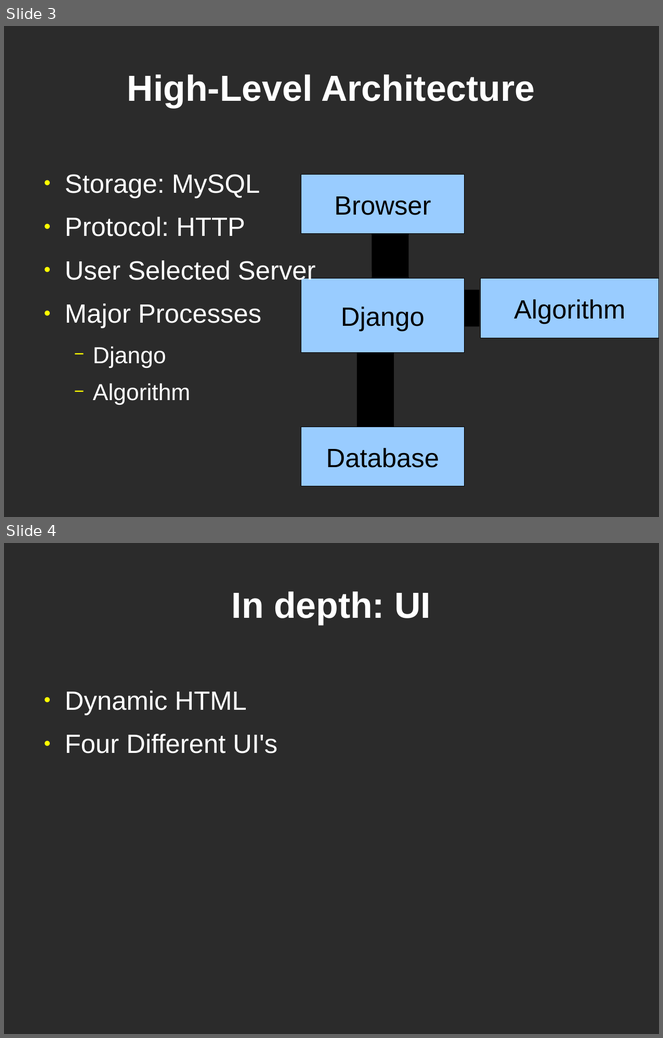
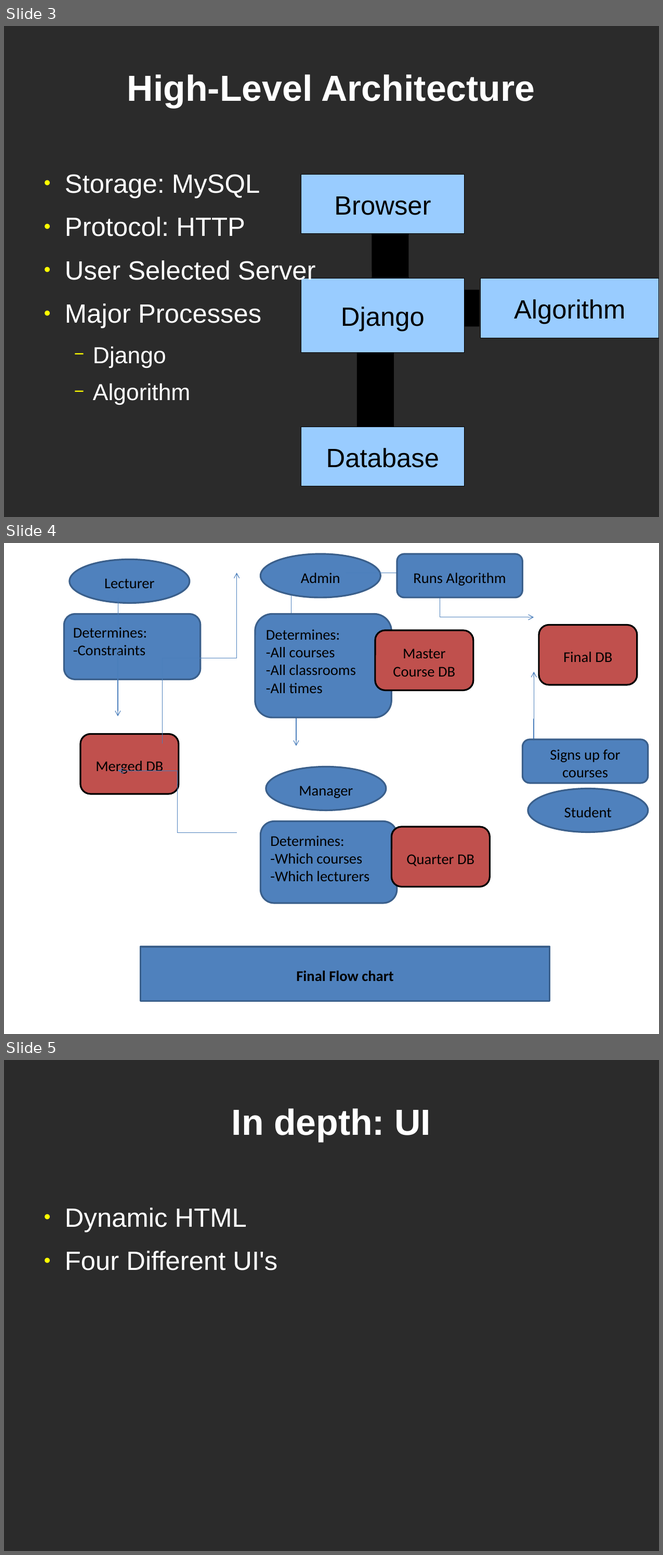
Before and after one commit to bpross/MyCourses-Scheduler, a slide deck: docs/design/design.odp. Shown one above the other, each under a label of ours: slides 3 and 4 before the commit, slides 3, 4 and 5 after it. The pictures are 663x1038 and 663x1555 pixels, drawn with LibreOffice and Linux fonts; fonts in the diff are those of the drawing; background and template pictures are left out; a plain dark background stands for a picture behind light text. Boxes give left, top, right and bottom in pixels: in the first picture for what was removed or moved away, otherwise in the second. Text is boxed around its words. In the diff, an @@ line names an element or a change of style, - is before the commit and + after.

Commit message:
Adjusted timeline and added the Flow Diagram

```diff
--- a/docs/design/design.odp
+++ b/docs/design/design.odp
@@ slide 4 added at <box>4,543,659,1034</box>, background #FFFFFF @@
@@ ellipse added at <box>261,554,381,597</box>, fill #4F81BD, outline #3A5F8B 2.01 pt, 18 pt, text #000000 @@
+Admin
@@ rounded rectangle added at <box>397,554,522,597</box>, fill #4F81BD, outline #3A5F8B 2.01 pt, 18 pt, text #000000 @@
+Runs Algorithm
@@ ellipse added at <box>70,560,190,603</box>, fill #4F81BD, outline #3A5F8B 2.01 pt, 18 pt, text #000000 @@
+Lecturer
@@ elbow arrow added from (163, 744) to (237, 573), #4A7EBB 0.74 pt @@
@@ elbow arrow added from (346, 573) to (534, 617), #4A7EBB 0.74 pt @@
@@ elbow arrow added from (118, 598) to (118, 717), #4A7EBB 0.74 pt @@
@@ elbow arrow added from (291, 592) to (297, 746), #4A7EBB 0.74 pt @@
@@ rounded rectangle added at <box>64,614,201,679</box>, fill #4F81BD, outline #3A5F8B 2.01 pt, 18 pt, text #000000 @@
+Determines:
+-Constraints
@@ rounded rectangle added at <box>256,614,392,717</box>, fill #4F81BD, outline #3A5F8B 2.01 pt, 18 pt, text #000000 @@
+Determines:
+-All courses
+-All classrooms
+-All times
@@ rounded rectangle added at <box>376,630,474,691</box>, fill #C0504D, outline #000000 2.01 pt, 18 pt, text #000000 @@
+Master Course DB
@@ rounded rectangle added at <box>539,625,637,685</box>, fill #C0504D, outline #000000 2.01 pt, 18 pt, text #000000 @@
+Final DB
@@ elbow arrow added from (534, 766) to (534, 672), #4A7EBB 0.74 pt @@
@@ rounded rectangle added at <box>80,734,179,794</box>, fill #C0504D, outline #000000 2.01 pt, 18 pt, text #000000 @@
+Merged DB
@@ rounded rectangle added at <box>523,740,648,783</box>, fill #4F81BD, outline #3A5F8B 2.01 pt, 18 pt, text #000000 @@
+Signs up for courses
@@ elbow arrow added from (237, 833) to (118, 771), #4A7EBB 0.74 pt @@
@@ ellipse added at <box>266,767,386,811</box>, fill #4F81BD, outline #3A5F8B 2.01 pt, 18 pt, text #000000 @@
+Manager
@@ ellipse added at <box>528,788,648,832</box>, fill #4F81BD, outline #3A5F8B 2.01 pt, 18 pt, text #000000 @@
+Student
@@ rounded rectangle added at <box>261,822,398,904</box>, fill #4F81BD, outline #3A5F8B 2.01 pt, 18 pt, text #000000 @@
+Determines:
+-Which courses
+-Which lecturers
@@ rounded rectangle added at <box>391,827,490,887</box>, fill #C0504D, outline #000000 2.01 pt, 18 pt, text #000000 @@
+Quarter DB
@@ rectangle added at <box>141,947,551,1002</box>, fill #4F81BD, outline #3A5F8B 2.01 pt, 18 pt, text #000000, bold @@
+Final Flow chart
@@ what was slide 4 is now slide 5 @@
```
Also in this commit, not shown: 1 slide changed, 1 other file.
